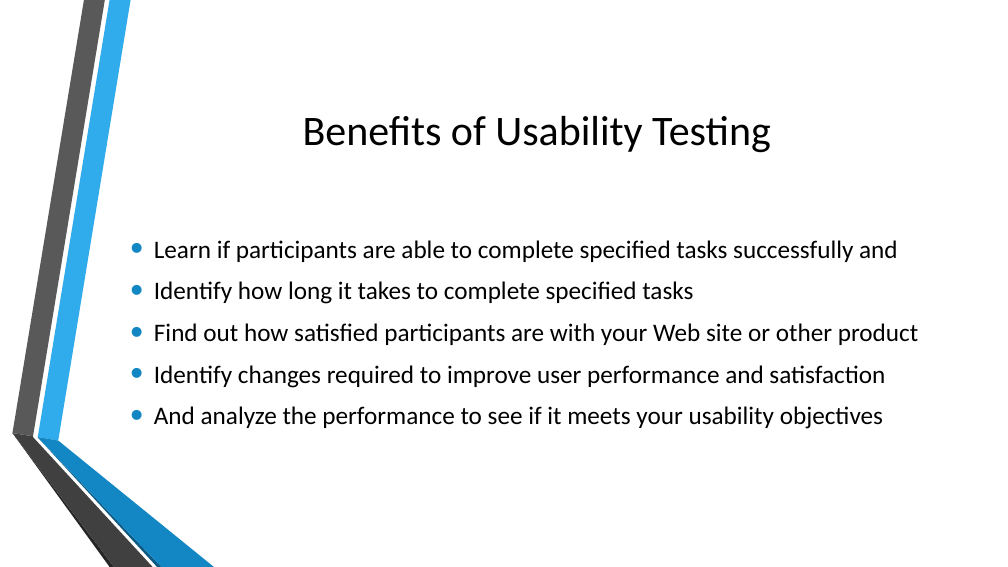
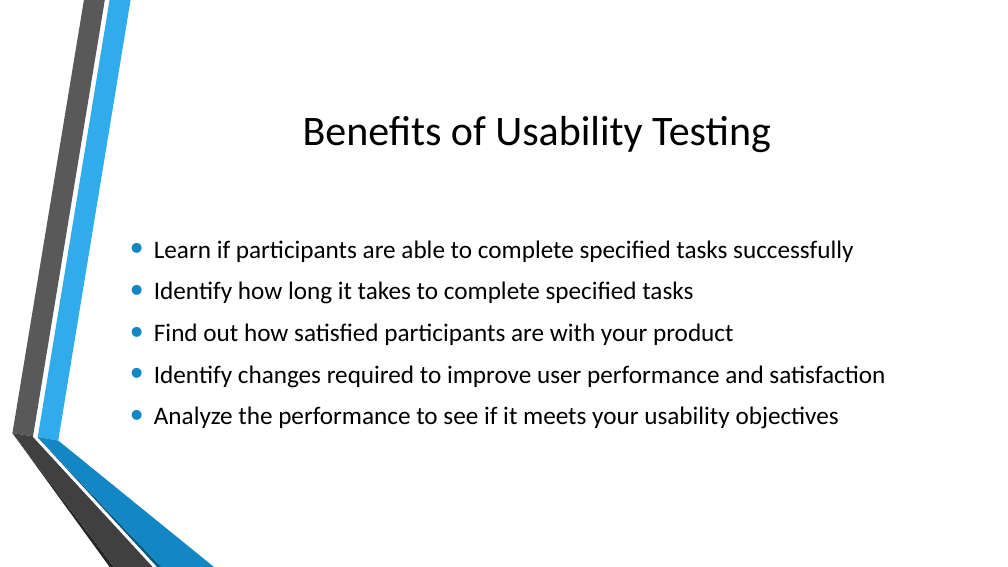
Before and after one commit to doctorlam/tecm4180, a slide deck: slide 4 of readings/usability.pptx. Drawn at 1008x567 pixels with LibreOffice and Linux fonts; fonts in the diff are those of the drawing; background and template pictures are left out. Boxes give left, top, right and bottom in pixels: in the first picture for what was removed or moved away, otherwise in the second. Text is boxed around its words. In the diff, an @@ line names an element or a change of style, - is before the commit and + after.

```diff
--- a/readings/usability.pptx
+++ b/readings/usability.pptx
@@ text at <box>154,240,853,262</box>: text changed @@
-• Learn if participants are able to complete specified tasks successfully and
+• Learn if participants are able to complete specified tasks successfully
@@ text at <box>154,323,733,345</box>: text changed @@
-• Find out how satisfied participants are with your Web site or other product
+• Find out how satisfied participants are with your product
@@ text at <box>154,406,839,429</box>: text changed @@
-• And analyze the performance to see if it meets your usability objectives
+• Analyze the performance to see if it meets your usability objectives
```
Also in this commit, not shown: 1 other slide changed, 13 slides added, 7 other files.
